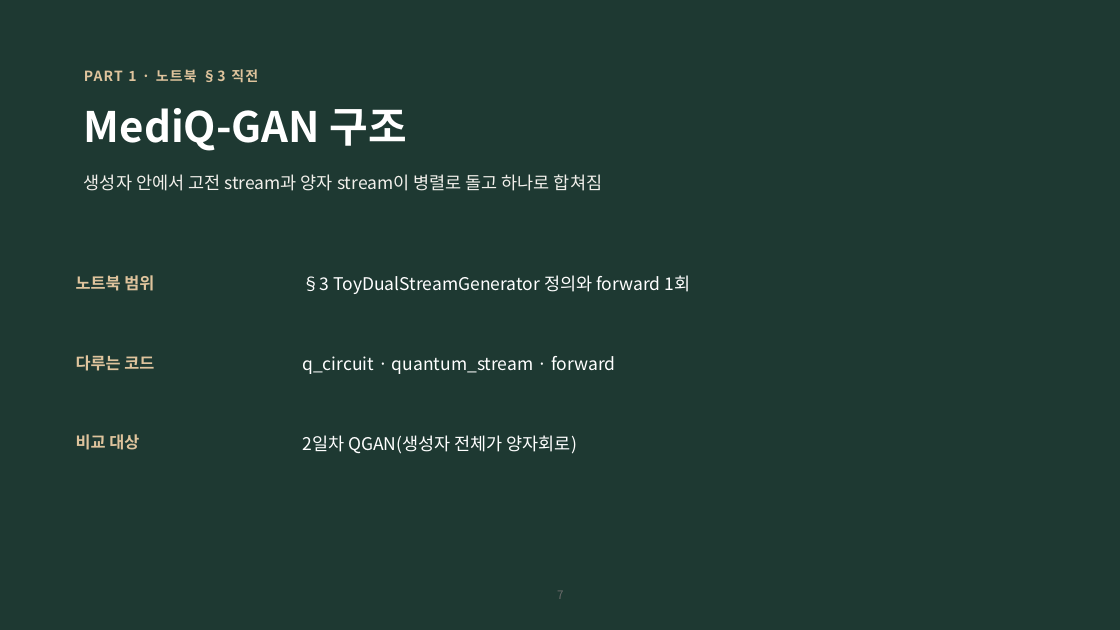
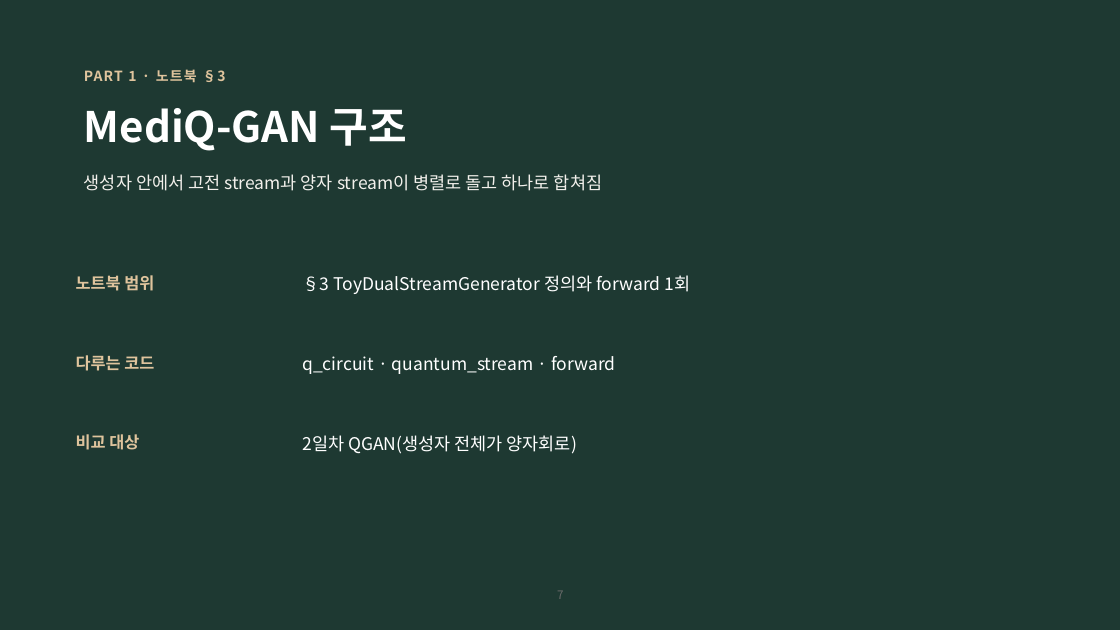
Before and after one commit to hyunhp/skin_disease_qml, a slide deck: slide 7 of practice/day3_slides/day3_practice_slides.pptx. Drawn at 1120x630 pixels with LibreOffice and Linux fonts; fonts in the diff are those of the drawing. Boxes give left, top, right and bottom in pixels: in the first picture for what was removed or moved away, otherwise in the second. Text is boxed around its words. In the diff, an @@ line names an element or a change of style, - is before the commit and + after.

```diff
--- a/practice/day3_slides/day3_practice_slides.pptx
+++ b/practice/day3_slides/day3_practice_slides.pptx
@@ text at [84, 69, 225, 83]: text changed @@
-PART 1 · 노트북 §3 직전
+PART 1 · 노트북 §3
```
Also in this commit, not shown: 6 other slides changed, 1 slide added, 2 slides removed, 10 other files.
